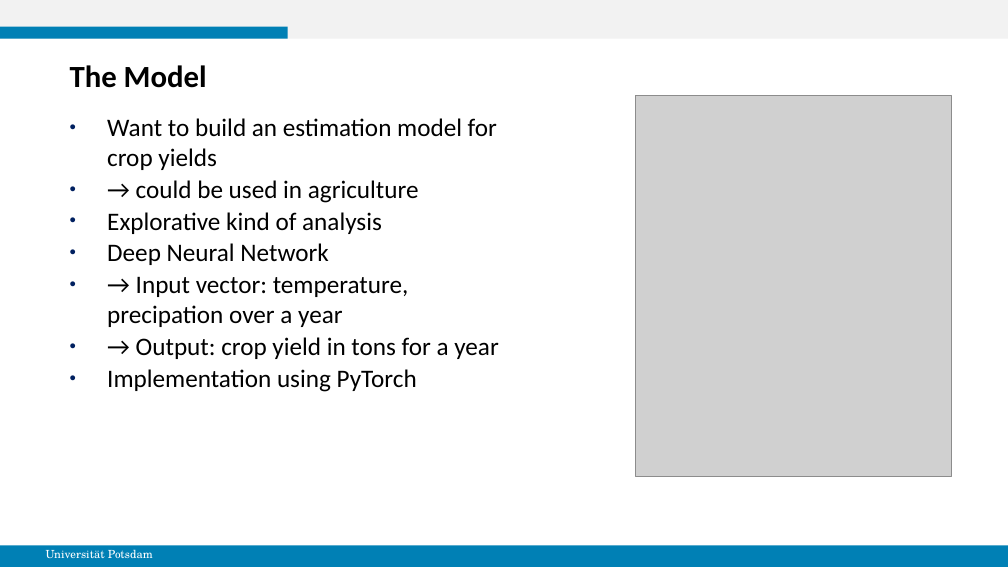
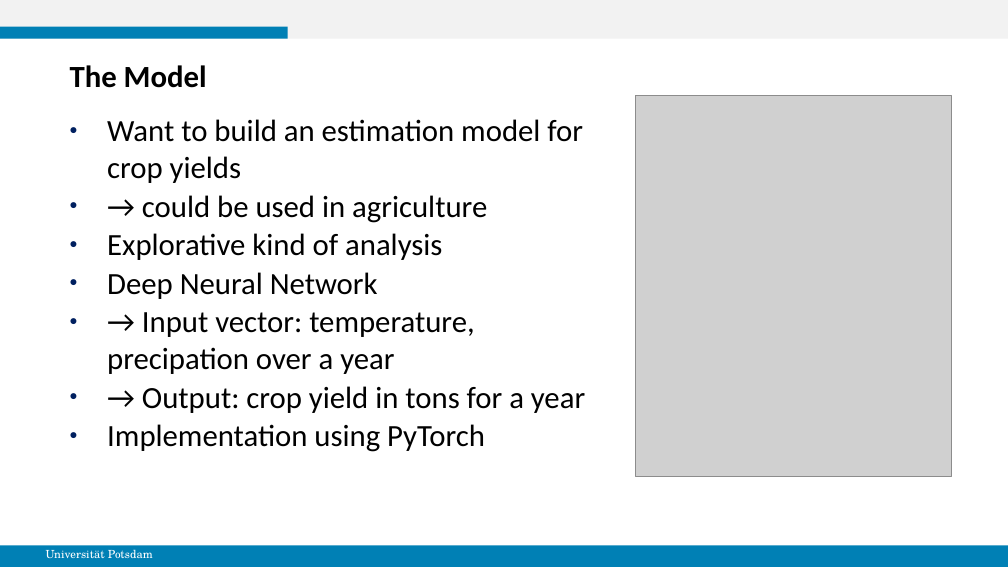
Before and after one commit to gespel/WoodProductionTrends, a slide deck: slide 3 of ProjektVorstellung.odp. Drawn at 1008x567 pixels with LibreOffice and Linux fonts; fonts in the diff are those of the drawing; grey boxes stand for pictures. Boxes give left, top, right and bottom in pixels: in the first picture for what was removed or moved away, otherwise in the second. Text is boxed around its words. In the diff, an @@ line names an element or a change of style, - is before the commit and + after.

```diff
--- a/ProjektVorstellung.odp
+++ b/ProjektVorstellung.odp
@@ text "Want to build an estimation ..." at (107, 119, 585, 452): size 18 to 22 pt @@
```
Also in this commit, not shown: 3 other slides changed, 1 slide added.
